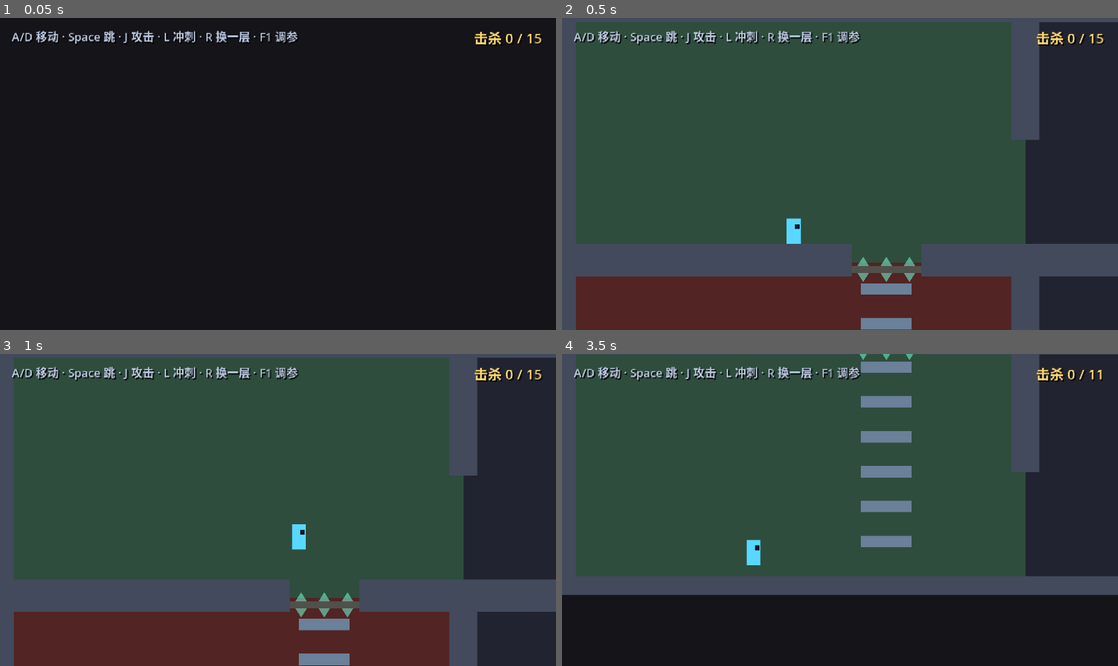
Above: before the commit, frames 1-4 (two rows, left to right).
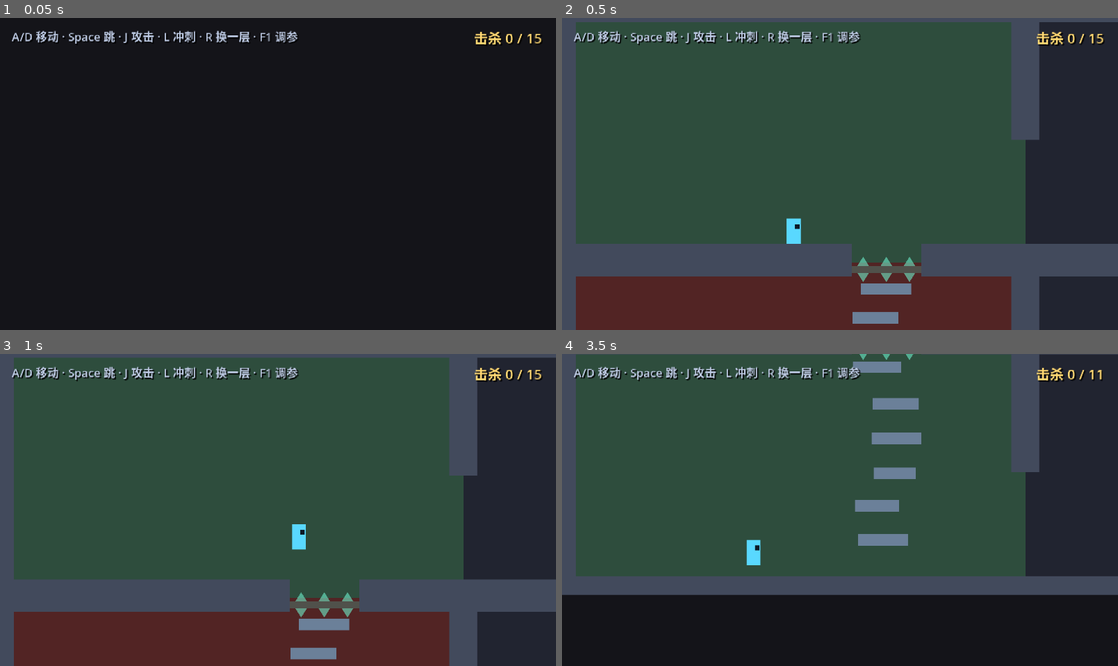
Above: after the commit, the same moments.

Repository: Palard-Lancelot/Palard-ZMD
Game: Godot game, scene res://scenes/world/generated_level.tscn
The game is run twice, just before and just after one commit, with the same random seed, the same clock (stepped at 60 frames per second) and the same inputs. This scene is started directly instead of the project's main scene.
Inputs:
- Up to frame 1 (0.05 s): no input
- Up to frame 2 (0.5 s): no input
- Up to frame 3 (1 s): tap Enter at 0.5 s; hold D (move_right) from 0.53 s (still down); tap J (attack) at 0.6 s; tap Space (jump) at 0.77 s
- Up to frame 4 (3.5 s): tap L (dash) at 1.35 s; tap Space (jump) at 1.52, 3.02 s; release D (move_right) at 2.03 s; hold A (move_left) 2.03-2.78 s; tap R at 2.1 s; hold D (move_right) from 2.78 s (still down); tap J (attack) at 2.85 s

Frame 1 is identical in both runs. In frame 2, 0.4% of the frame differs, in the area x 52-63%, y 85-100%; in frame 3, 0.4%; in frame 4, 1.1%, in the area x 52-65%, y 2-62%.

Commit message:
feat(levelgen): 竖井台阶在约束内随机化 + 注册相机
台阶形态随机（级数 5–7 / 宽度 36–46 / 水平错位 / 中间级纵向抖动 ±2px），
但三个算式是硬约束：
- 宽度上限 46：算式1 w/2 + 玩家半宽 6 <= 洞宽/2 = 30
- 水平错位上限 30 - w/2：整块仍必须落在洞里
- 级数下限 5：4 级时每级 45.25px > 实测起跳 45px
- **最高一级不抖动**：保住算式2 的余量 29 - TOP_LEDGE_Y
随机种子取自房间格子坐标 → 同层不同竖井形态各异，同一种子可复现。

顺带修复：随机层此前从未把相机注册到 GameTime，
导致玩家受击的 8px 屏震在随机层一直静默失效。

Diff:
--- a/scripts/world/generated_level.gd
+++ b/scripts/world/generated_level.gd
@@ -21,6 +21,9 @@
 ##    测试报出来的现象是"这一组完全没起跳"，看着像几何 bug，其实是战斗干扰。
 ##    这类"测试环境本身引入了噪声"的坑，比被测代码的 bug 更难查。
 const ISOLATE_ENV := "PALARD_ISOLATE"
+
+## 启动菜单（v1.3）
+const MENU_SCENE := "res://scenes/menu/main_menu.tscn"
 
 ## 默认种子（可按 R 换一个）
 var seed_value: int = 12345
@@ -85,6 +88,11 @@
 		cam.limit_right = int(bounds.position.x + bounds.size.x)
 		cam.limit_top = int(bounds.position.y - 80.0)
 		cam.limit_bottom = int(bounds.position.y + bounds.size.y)
+		# 注册到 GameTime，屏震才有作用对象（v1.3：原来随机层完全没注册，
+		# 玩家受击的 8px 屏震在这里一直静默失效）
+		var gt := get_node_or_null("/root/GameTime")
+		if gt:
+			gt.register_camera(cam)
 
 	# --- 战斗房里放敌人 ---
 	_total_enemies = 0
@@ -202,3 +210,6 @@
 			seed_value = randi() % 100000
 			_generate()
 			get_viewport().set_input_as_handled()
+		elif event.keycode == KEY_ESCAPE:
+			get_tree().change_scene_to_file(MENU_SCENE)
+			get_viewport().set_input_as_handled()
--- a/scripts/world/level_builder.gd
+++ b/scripts/world/level_builder.gd
@@ -82,7 +82,7 @@
 		var origin := cell_to_world(room["cell"])
 		var cell: Vector2i = room["cell"]
 		if _cell_occupied(graph, cell + Vector2i(0, -1)) >= 0:
-			_build_climb_ledges(root, origin, cell.y)
+			_build_climb_ledges(root, origin, cell)
 
 	return root
 
@@ -103,9 +103,12 @@
 #   这样玩家永远能站在「下行洞旁边」的实地上，从上行洞往上跳。
 const V_SHAFT_W := 60.0       ## 洞宽。⚠️ 见下方「洞宽 = 难度」的算式，不要凭感觉调大
 const V_SHAFT_SHIFT := 80.0   ## 上行洞/下行洞相对房间中心的偏移（错开的关键）
-const LEDGE_W := 44.0         ## 台阶宽。必须塞得进洞里（见算式）
+const LEDGE_W_MIN := 36.0     ## 台阶宽下限（v1.3 起在 MIN–MAX 之间随机）
+const LEDGE_W_MAX := 46.0     ## 上限。算式1：LEDGE_W/2 + 玩家半宽 6 <= V_SHAFT_W/2 = 30 → 必须 <= 48
 const LEDGE_H := 10.0
-const LEDGE_COUNT := 6        ## 台阶数：越多最后一段越短，越容易跳上去
+const LEDGE_COUNT_MIN := 5    ## 级数下限。4 级 = 每级 45.25px > 实测起跳 45px，跳不上去
+const LEDGE_COUNT_MAX := 7    ## 级数上限（再多只是把台阶切得更碎，看不出更好）
+const LEDGE_JITTER_Y := 2.0   ## 中间级纵向抖动 ±2px：相邻级间距仍 <= 40px < 45px 起跳高度
 const TOP_LEDGE_Y := 23.0     ## 最高一级台阶的 y（相对房间原点）。算式见 _build_climb_ledges
 
 ## 某个"水平边界"上的洞的 x 坐标。
@@ -274,16 +277,36 @@
 ##   【为什么不再左右交错】
 ##     交错能增加路线变化，但会让玩家冒出的位置偏离洞中线、把算式 3 的
 ##     余量吃掉。竖井攀爬的正确手感是「按住跳一路往上」，不需要之字形。
-static func _build_climb_ledges(root: Node2D, origin: Vector2, room_row: int) -> void:
-	var up_x: float = _up_gap_x(origin, room_row)
+##
+##   【v1.3：形态随机，但三个算式是硬约束】
+##     随机只能在这些量上动，且都受算式限制：
+##       级数 count ∈ [5, 7]        4 级时每级 45.25px > 起跳 45px，跳不上去
+##       宽度 w    ∈ [36, 46]       算式1：w/2 + 6 <= 30
+##       水平错位 off：|off| <= 30 - w/2    整块仍必须落在洞里
+##       中间级纵向抖动 ±2px         相邻级间距 <= 40px，仍远小于起跳高度
+##     ⚠️ **最高一级不抖动**：算式2 的余量 29 - TOP_LEDGE_Y 必须原样保住，
+##        否则「从洞里冒出来后横向够不够得着实地」（算式3）会被吃掉。
+##     随机种子取自房间格子坐标 → 同层不同竖井形态各异，同一种子完全可复现。
+static func _build_climb_ledges(root: Node2D, origin: Vector2, cell: Vector2i) -> void:
+	var up_x: float = _up_gap_x(origin, cell.y)
 	var floor_y: float = origin.y + ROOM_H - FLOOR_H        # +204
 	var top_y: float = origin.y + TOP_LEDGE_Y               # +23
-	var step: float = (floor_y - top_y) / float(LEDGE_COUNT)
-
-	for i in LEDGE_COUNT:
+
+	var rng := RandomNumberGenerator.new()
+	rng.seed = hash(cell)
+
+	var count: int = rng.randi_range(LEDGE_COUNT_MIN, LEDGE_COUNT_MAX)
+	var step: float = (floor_y - top_y) / float(count)
+
+	for i in count:
+		var w: float = rng.randf_range(LEDGE_W_MIN, LEDGE_W_MAX)
+		# 整块必须塞进洞里（算式1），否则玩家站在台边会撞上层地板底面
+		var max_off: float = V_SHAFT_W * 0.5 - w * 0.5
+		var off: float = rng.randf_range(-max_off, max_off)
 		var y: float = floor_y - step * float(i + 1)
-		# 竖直正对洞中线：玩家只需按住跳跃，不用左右找位置
-		_add_solid(root, Vector2(up_x, y), Vector2(LEDGE_W, LEDGE_H), true)
+		if i < count - 1:
+			y += rng.randf_range(-LEDGE_JITTER_Y, LEDGE_JITTER_Y)
+		_add_solid(root, Vector2(up_x + off, y), Vector2(w, LEDGE_H), true)
 
 
 ## 判断某格是否已被某个房间占据
